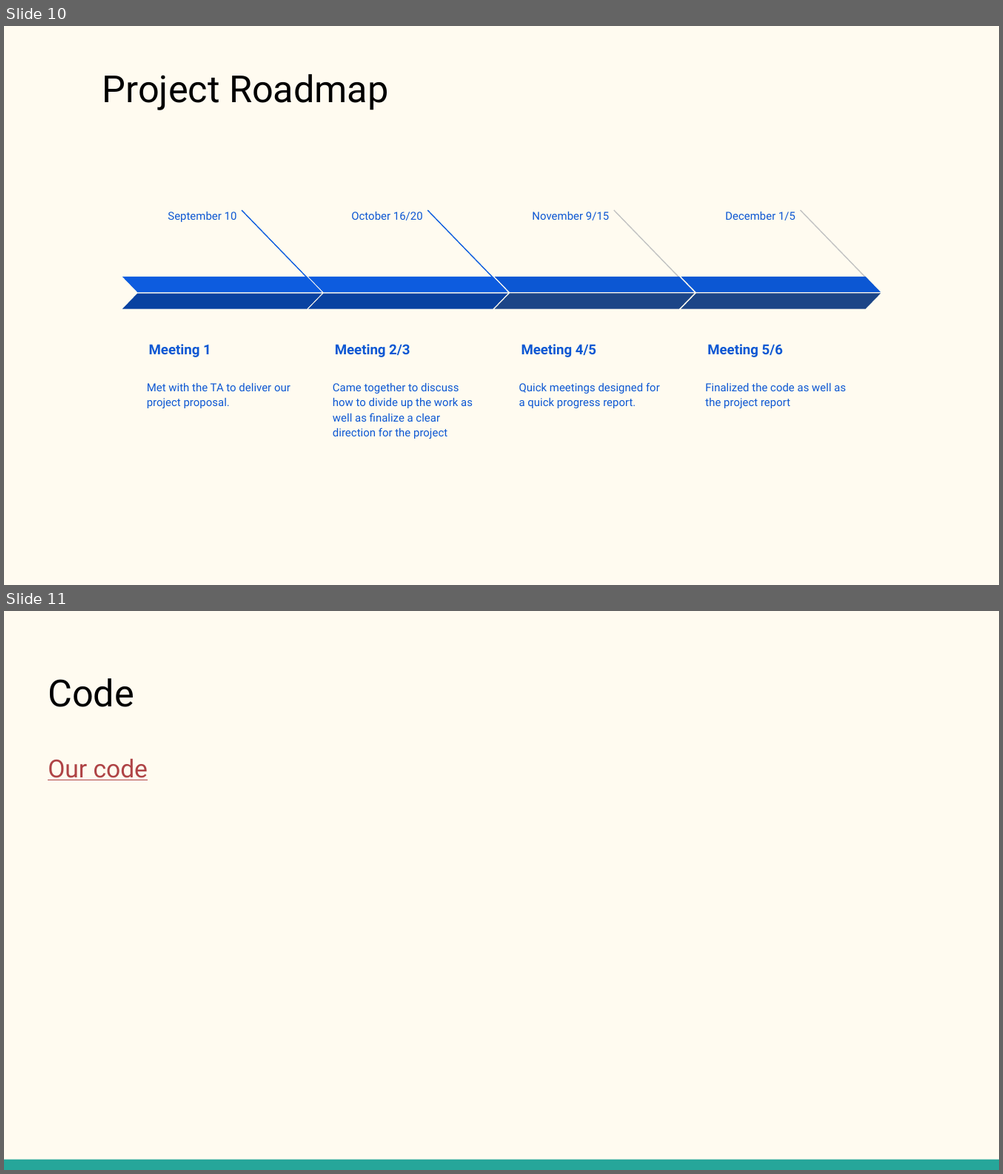
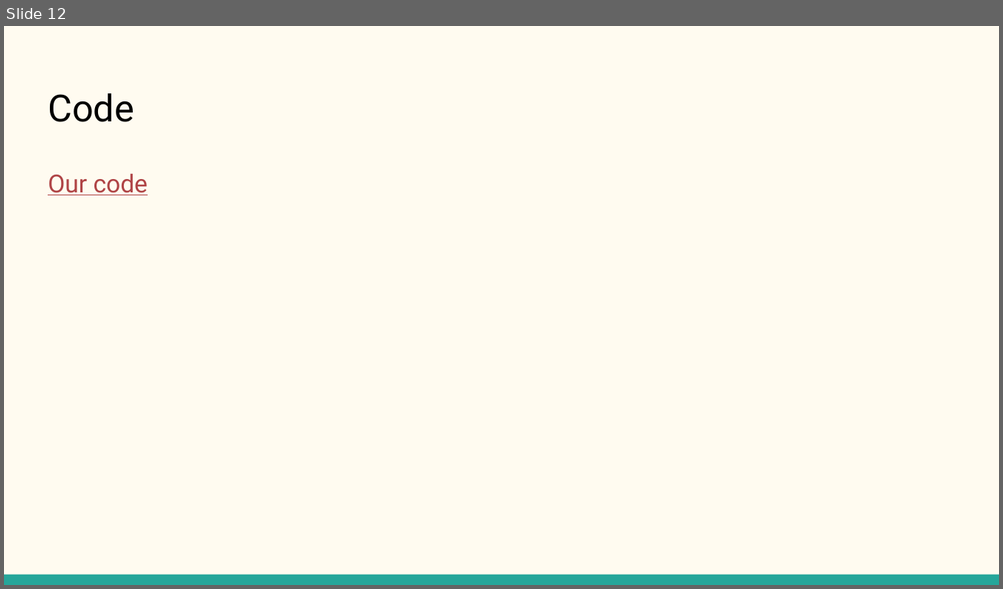
Before and after one commit to steventhestudent/CS4662_Project, a slide deck: Reports/CS 4662 Heart Failure Presentation.pptx. Shown one above the other, each under a label of ours: slides 10 and 11 before the commit, slide 12 after it. The pictures are 1003x1174 and 1003x589 pixels, drawn with LibreOffice and Linux fonts; fonts in the diff are those of the drawing. Boxes give left, top, right and bottom in pixels: in the first picture for what was removed or moved away, otherwise in the second. Text is boxed around its words. In the diff, an @@ line names an element or a change of style, - is before the commit and + after.

Commit message:
updated CNN ANN & SVM Final Project CS 4662. Harish L April 27 2025

```diff
--- a/Reports/CS 4662 Heart Failure Presentation.pptx
+++ b/Reports/CS 4662 Heart Failure Presentation.pptx
@@ slide 10 removed at (4, 26, 999, 585), background #FFFBF0 @@
@@ text removed at (102, 74, 388, 110) @@
-Project Roadmap
@@ group removed at (122, 210, 322, 409): 3 texts, 2 parallelograms, 1 line @@
-September 10
-Meeting 1
-Met with the TA to deliver our project proposal.
@@ group removed at (308, 210, 508, 439): 3 texts, 2 parallelograms, 1 line @@
-October 16/20
-Meeting 2/3
-Came together to discuss how to divide up the work as well as finalize a clear direction for the project
@@ group removed at (495, 210, 694, 409): 3 texts, 2 parallelograms, 1 line @@
-November 9/15
-Meeting 4/5
-Quick meetings designed for a quick progress report.
@@ group removed at (680, 210, 880, 409): 3 texts, 2 parallelograms, 1 line @@
-December 1/5
-Meeting 5/6
-Finalized the code as well as the project report
@@ what was slide 11 is now slide 12 @@
```
Also in this commit, not shown: 2 slides changed, 5 slides added, 3 other slides removed, 4 other files.
